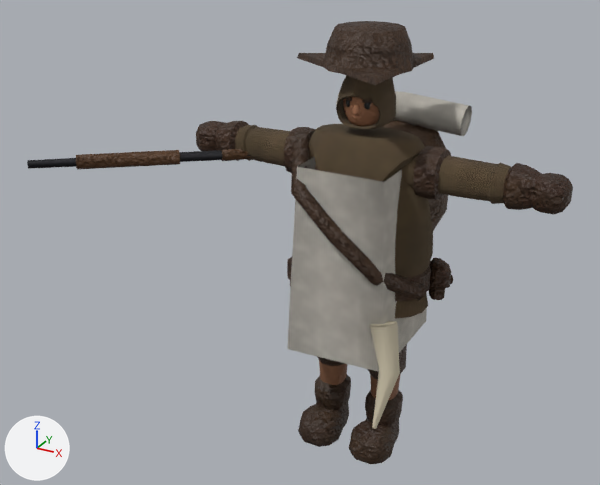
One commit to the glTF model csharp/Unciv.Godot/Packs/units/models/unit/Minuteman.glb: the scene before it, then after it.
One viewpoint serves both versions: a 50 mm camera at (0.645, -1.443, 1.164) aimed at (-0.129, -0.035, 0.46). The lights are fixed; the arrows at lower left show +X, +Y and +Z. The picture after the commit comes second. Where no turn or scale is listed for an object, it has been applied to the vertices. Vertices at exactly the same position are counted once.

The first picture shows 'Musket', 'Warrior'.
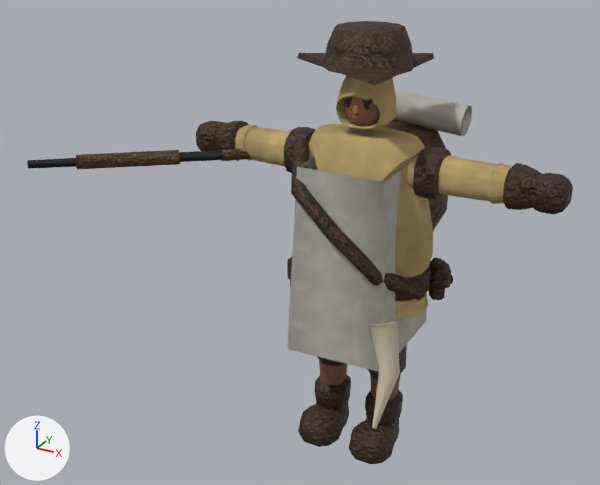
Location of each change, [x1, y1, x2, y2] in pixels of the pictures (600 x 485 px):
part 1 of me_mesh_skinned, recoloured: [235, 78, 511, 277] in both
part 2 of me_mesh_skinned, recoloured: [235, 75, 506, 319] in both

What the commit changed:
me_mesh_skinned has 2457 vertices, 4569 faces and spans x -0.398..0.398, y -0.193..0.252, z 0.011..0.926.
me_mesh_skinned is used by ob_warrior; location (0.0, 0.0, -0.011).
me_mesh_skinned part 1: 709 faces centred in x -0.271..0.279, y -0.091..0.087, z 0.361..0.837 are repainted in the vertex colours; the middle colour goes from brown #584732 to brown #c0a76e.
me_mesh_skinned part 2: 705 faces centred in x -0.279..0.279, y -0.09..0.092, z 0.361..0.859 are repainted in the vertex colours; the middle colour goes from brown #5d4d35 to brown #ccb276.
